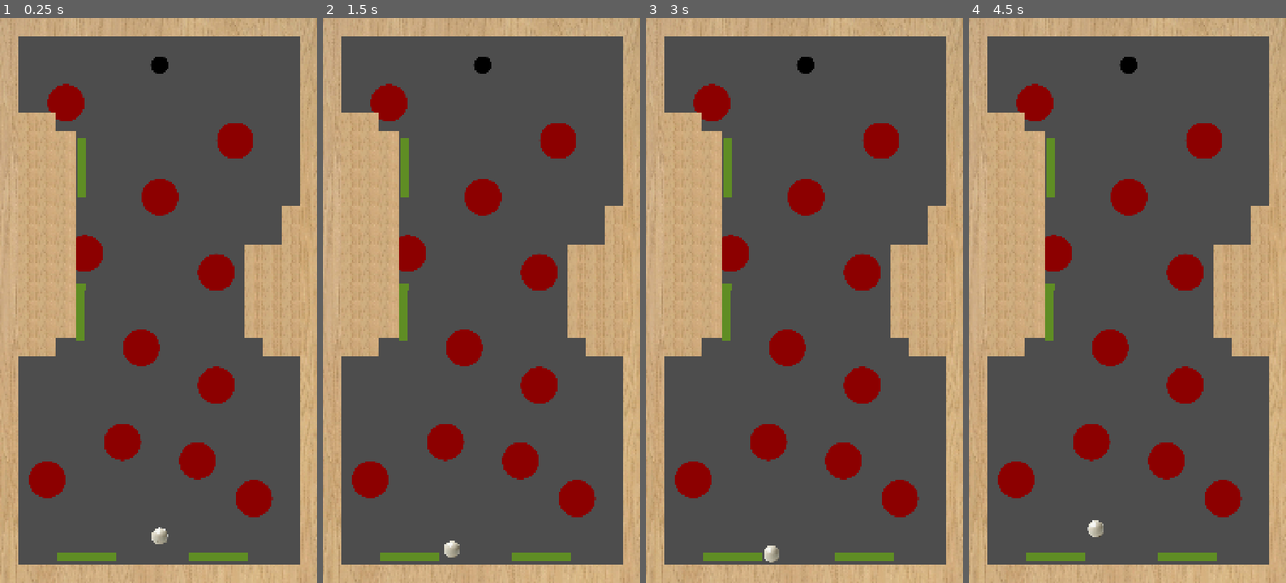
Above: before the commit, frames 1-4 (left to right).
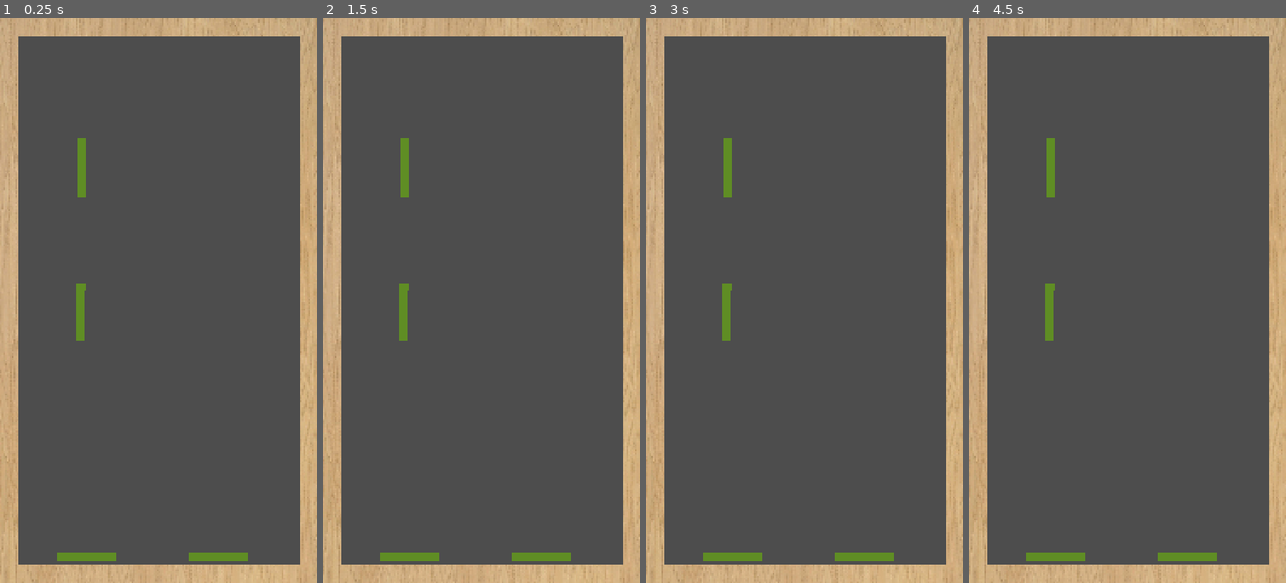
Above: after the commit, the same moments.

Repository: top-it-090304/Improvisation
Game: Godot game, scene res://levels/4.tscn
Same seed, same stepped clock (60 frames per second), same inputs: the game is played once before the commit and once after it. This scene is started directly instead of the project's main scene.
Inputs (mouse positions are in pixels of both pictures, inside the frame that each line leads up to):
- Up to frame 1 (0.25 s): no input
- Up to frame 2 (1.5 s): tap Enter at 0.5 s; move the mouse to (551, 272) at 0.52 s; click (551, 272) at 0.67 s; tap Space at 1.25 s; move the mouse to (418, 328) at 1.27 s; click (418, 328) at 1.42 s
- Up to frame 3 (3 s): tap Enter at 2 s; move the mouse to (836, 176) at 2.02 s; click (836, 176) at 2.17 s; tap Space at 2.75 s; move the mouse to (788, 413) at 2.77 s; click (788, 413) at 2.92 s
- Up to frame 4 (4.5 s): tap Enter at 3.5 s; move the mouse to (1222, 385) at 3.52 s; click (1222, 385) at 3.67 s; tap Space at 4.25 s; move the mouse to (1032, 215) at 4.27 s; click (1032, 215) at 4.42 s

The runs differ from the first frame. In frame 1, 18% of the frame differs, in the area x 5-95%, y 6-94%; in frame 2, 18%; in frame 3, 18%; in frame 4, 18%.

Commit message:
Добалнена дыра в палитру предметов

Diff:
--- a/TileMap/tile_map_layer.tscn
+++ b/TileMap/tile_map_layer.tscn
@@ -1,19 +1,23 @@
 [gd_scene format=3 uid="uid://dntuivli2lx1s"]
 
 [ext_resource type="PackedScene" uid="uid://da42ck6cfmqf5" path="res://objects/walls.tscn" id="1_k7q61"]
+[ext_resource type="PackedScene" uid="uid://bkjvc0q7qw6bh" path="res://objects/corner.tscn" id="2_lr27h"]
 [ext_resource type="PackedScene" uid="uid://baclftxnn0jwj" path="res://objects/block.tscn" id="2_qrbsi"]
 [ext_resource type="PackedScene" uid="uid://df66a5km0xcvh" path="res://objects/finish.tscn" id="3_lr27h"]
 [ext_resource type="PackedScene" uid="uid://cvt7yxp5uxv2g" path="res://objects/ball.tscn" id="4_c4y00"]
 [ext_resource type="PackedScene" uid="uid://ds1gkkqrswhpq" path="res://BounceWall/bouce_wall.tscn" id="5_i2f6w"]
 [ext_resource type="PackedScene" uid="uid://befj70yvk2434" path="res://Bumper/bumper.tscn" id="6_itgxu"]
+[ext_resource type="PackedScene" uid="uid://bdoci3lxrvjjf" path="res://objects/hole.tscn" id="8_lr27h"]
 
 [sub_resource type="TileSetScenesCollectionSource" id="TileSetScenesCollectionSource_uv2qy"]
 scenes/1/scene = ExtResource("1_k7q61")
+scenes/2/scene = ExtResource("2_lr27h")
 scenes/3/scene = ExtResource("2_qrbsi")
 scenes/4/scene = ExtResource("3_lr27h")
 scenes/5/scene = ExtResource("4_c4y00")
 scenes/6/scene = ExtResource("5_i2f6w")
 scenes/7/scene = ExtResource("6_itgxu")
+scenes/8/scene = ExtResource("8_lr27h")
 
 [sub_resource type="TileSet" id="TileSet_qesyf"]
 tile_size = Vector2i(64, 64)
